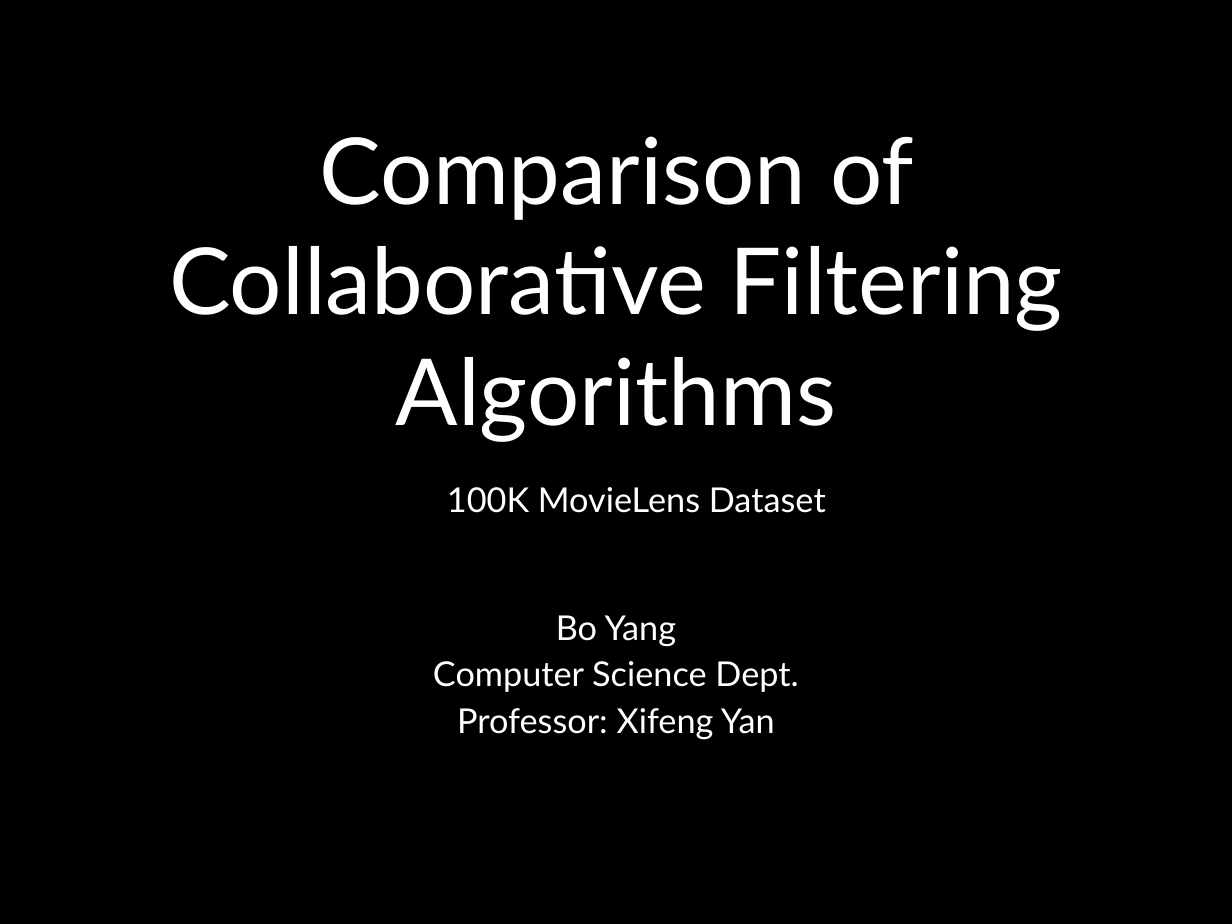
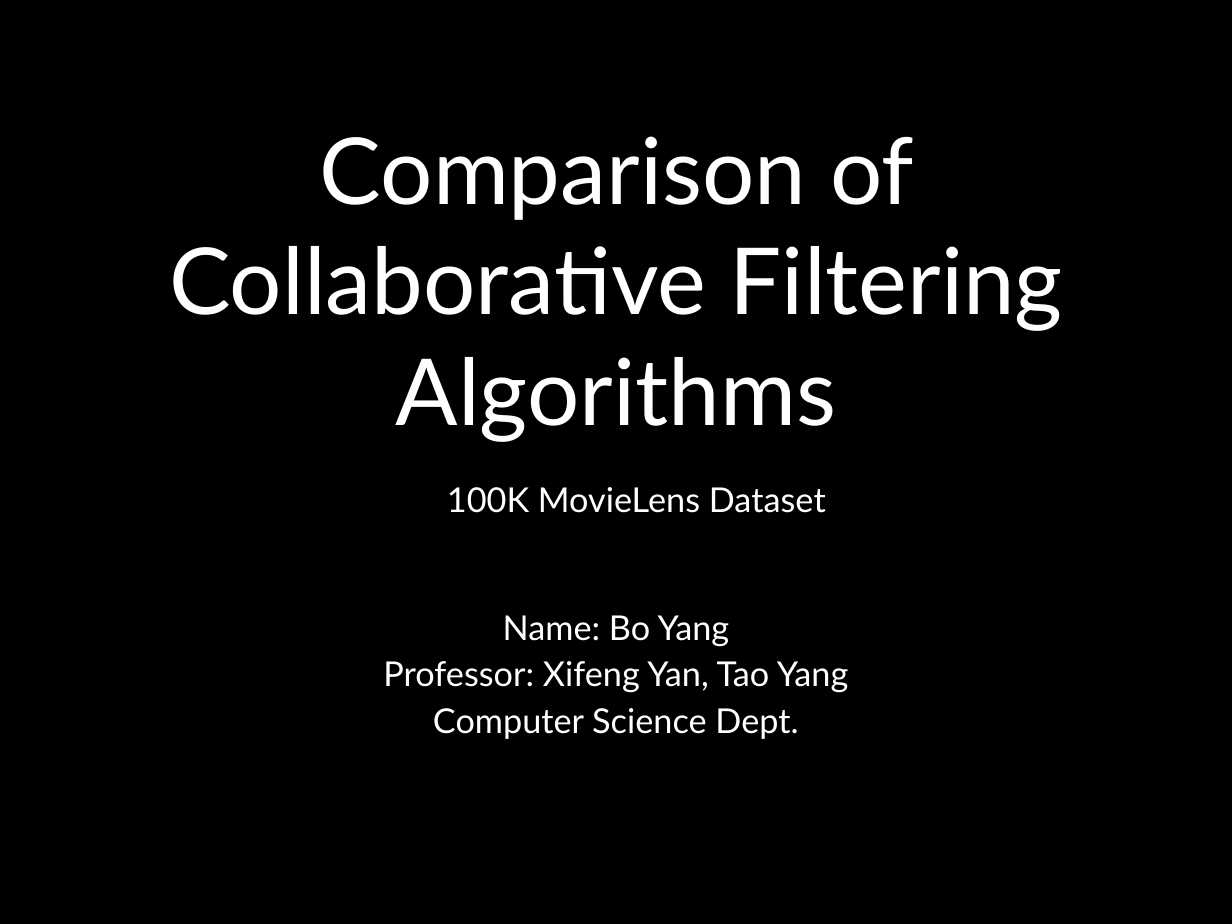
Before and after one commit to UCSBGauchos/MAE-data, a slide deck: slide 1 of Final Presentation.pptx. Drawn at 1232x924 pixels with LibreOffice and Linux fonts; fonts in the diff are those of the drawing; background and template pictures are left out. Boxes give left, top, right and bottom in pixels: in the first picture for what was removed or moved away, otherwise in the second. Text is boxed around its words. In the diff, an @@ line names an element or a change of style, - is before the commit and + after.

```diff
--- a/Final Presentation.pptx
+++ b/Final Presentation.pptx
@@ subtitle at (383, 615, 849, 693): text changed @@
-Bo Yang
+Name: Bo Yang
+Professor: Xifeng Yan, Tao Yang
@@ subtitle at (457, 708, 775, 739): paragraph removed @@
-Professor: Xifeng Yan
```
Also in this commit, not shown: 13 other slides changed, 1 slide added.
